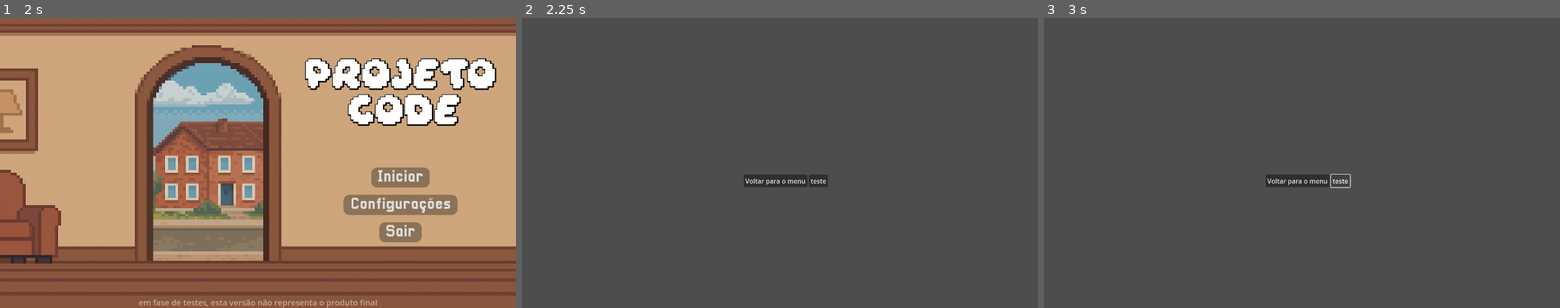
Above: before the commit, frames 1-3 (left to right).
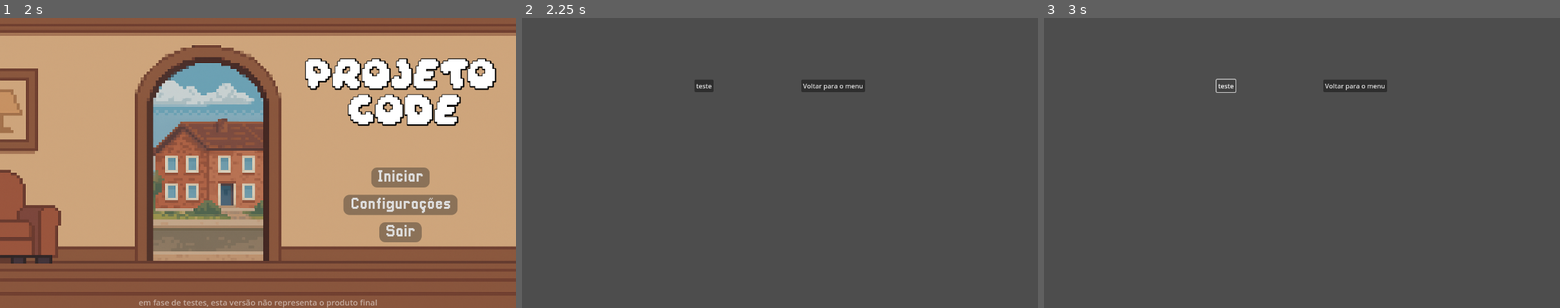
Above: after the commit, the same moments.

Repository: ggxrc/projeto-code
Game: Godot game, scene res://scenes/orquestrator/Orquestrador.tscn
Same seed, same stepped clock (60 frames per second), same inputs: the game is played once before the commit and once after it.
Inputs:
- Up to frame 1 (2 s): click "Voltar para o menu" at 0.5 s; click "teste" at 1.25 s
- Up to frame 2 (2.25 s): click "Iniciar" at 2 s
- Up to frame 3 (3 s): click "teste" at 2.75 s

Frame 1 is identical in both runs. In frame 2, 1.2% of the frame differs, in the area x 33-67%, y 21-59%; in frame 3, 1.1%.

Commit message:
Criado cena prólogo e efeitos de tela
adicionado Fade-in e Fade-out
criado Node 2d

Diff:
--- /dev/null
+++ b/scenes/global/effects/transition_screen.gd
@@ -0,0 +1,20 @@
+extends CanvasLayer
+
+signal on_transition_finished
+@onready var color_rect = $ColorRect
+@onready var animation_player = $AnimationPlayer
+
+func _ready() -> void:
+	color_rect.visible = false
+	animation_player.animation_finished.connect(_on_animation_finished)
+
+func _on_animation_finished(anim_name):
+	if anim_name == "fade_to_black":
+		on_transition_finished.emit()
+		animation_player.play("fade_to_normal")
+	elif anim_name == "fade_to_normal":
+		color_rect.visible = false
+
+func transition():
+	color_rect.visible = true
+	animation_player.play("fade_to_black")
--- /dev/null
+++ b/scenes/global/effects/transition_screen.tscn
@@ -0,0 +1,71 @@
+[gd_scene load_steps=6 format=3 uid="uid://cpry4snt0vn2j"]
+
+[ext_resource type="Script" uid="uid://vhaj0afsb2vn" path="res://scenes/global/effects/transition_screen.gd" id="1_07lnr"]
+
+[sub_resource type="Animation" id="Animation_2yi7k"]
+resource_name = "fade_to_black"
+length = 0.5
+tracks/0/type = "value"
+tracks/0/imported = false
+tracks/0/enabled = true
+tracks/0/path = NodePath("ColorRect:modulate")
+tracks/0/interp = 1
+tracks/0/loop_wrap = true
+tracks/0/keys = {
+"times": PackedFloat32Array(0, 0.5),
+"transitions": PackedFloat32Array(1, 1),
+"update": 0,
+"values": [Color(1, 1, 1, 0), Color(1, 1, 1, 1)]
+}
+
+[sub_resource type="Animation" id="Animation_kjn2p"]
+length = 0.001
+tracks/0/type = "value"
+tracks/0/imported = false
+tracks/0/enabled = true
+tracks/0/path = NodePath("ColorRect:modulate")
+tracks/0/interp = 1
+tracks/0/loop_wrap = true
+tracks/0/keys = {
+"times": PackedFloat32Array(0),
+"transitions": PackedFloat32Array(1),
+"update": 0,
+"values": [Color(1, 1, 1, 0)]
+}
+
+[sub_resource type="Animation" id="Animation_53wvo"]
+resource_name = "fade_to_normal"
+length = 0.5
+tracks/0/type = "value"
+tracks/0/imported = false
+tracks/0/enabled = true
+tracks/0/path = NodePath("ColorRect:modulate")
+tracks/0/interp = 1
+tracks/0/loop_wrap = true
+tracks/0/keys = {
+"times": PackedFloat32Array(0, 0.5),
+"transitions": PackedFloat32Array(1, 1),
+"update": 0,
+"values": [Color(1, 1, 1, 1), Color(1, 1, 1, 0)]
+}
+
+[sub_resource type="AnimationLibrary" id="AnimationLibrary_0yn4c"]
+_data = {
+&"RESET": SubResource("Animation_kjn2p"),
+&"fade_to_black": SubResource("Animation_2yi7k"),
+&"fade_to_normal": SubResource("Animation_53wvo")
+}
+
+[node name="TransitionScreen" type="CanvasLayer"]
+script = ExtResource("1_07lnr")
+
+[node name="ColorRect" type="ColorRect" parent="."]
+modulate = Color(1, 1, 1, 0)
+offset_right = 40.0
+offset_bottom = 40.0
+color = Color(0, 0, 0, 1)
+
+[node name="AnimationPlayer" type="AnimationPlayer" parent="."]
+libraries = {
+&"": SubResource("AnimationLibrary_0yn4c")
+}
--- a/scenes/level selection/LevelSelection.tscn
+++ b/scenes/level selection/LevelSelection.tscn
@@ -12,27 +12,28 @@
 grow_horizontal = 2
 grow_vertical = 2
 
-[node name="HBoxContainer" type="HBoxContainer" parent="."]
+[node name="ScrollContainer" type="ScrollContainer" parent="."]
 layout_mode = 1
-anchors_preset = 8
+anchors_preset = 5
 anchor_left = 0.5
-anchor_top = 0.5
 anchor_right = 0.5
-anchor_bottom = 0.5
-offset_left = -104.0
-offset_top = -124.0
-offset_right = 105.0
-offset_bottom = 74.0
+offset_left = -333.0
+offset_right = 304.0
+offset_bottom = 198.0
 grow_horizontal = 2
-grow_vertical = 2
 
-[node name="voltar_menu" type="Button" parent="HBoxContainer"]
+[node name="HFlowContainer" type="HFlowContainer" parent="ScrollContainer"]
 layout_mode = 2
+size_flags_horizontal = 3
+size_flags_vertical = 6
+
+[node name="euseilaqueporraeisso" type="Button" parent="ScrollContainer/HFlowContainer"]
+layout_mode = 2
+size_flags_horizontal = 6
+text = "teste"
+
+[node name="voltar_menu" type="Button" parent="ScrollContainer/HFlowContainer"]
+layout_mode = 2
+size_flags_horizontal = 6
 size_flags_vertical = 4
 text = "Voltar para o menu"
-
-[node name="euseilaqueporraeisso" type="Button" parent="HBoxContainer"]
-layout_mode = 2
-size_flags_horizontal = 8
-size_flags_vertical = 4
-text = "teste"
--- /dev/null
+++ b/scenes/prologue/prologue.tscn
@@ -0,0 +1,3 @@
+[gd_scene format=3 uid="uid://b56m6q8lb21x4"]
+
+[node name="Prologue" type="Node2D"]
Not shown, added: scenes/global/effects/transition_screen.gd.uid
